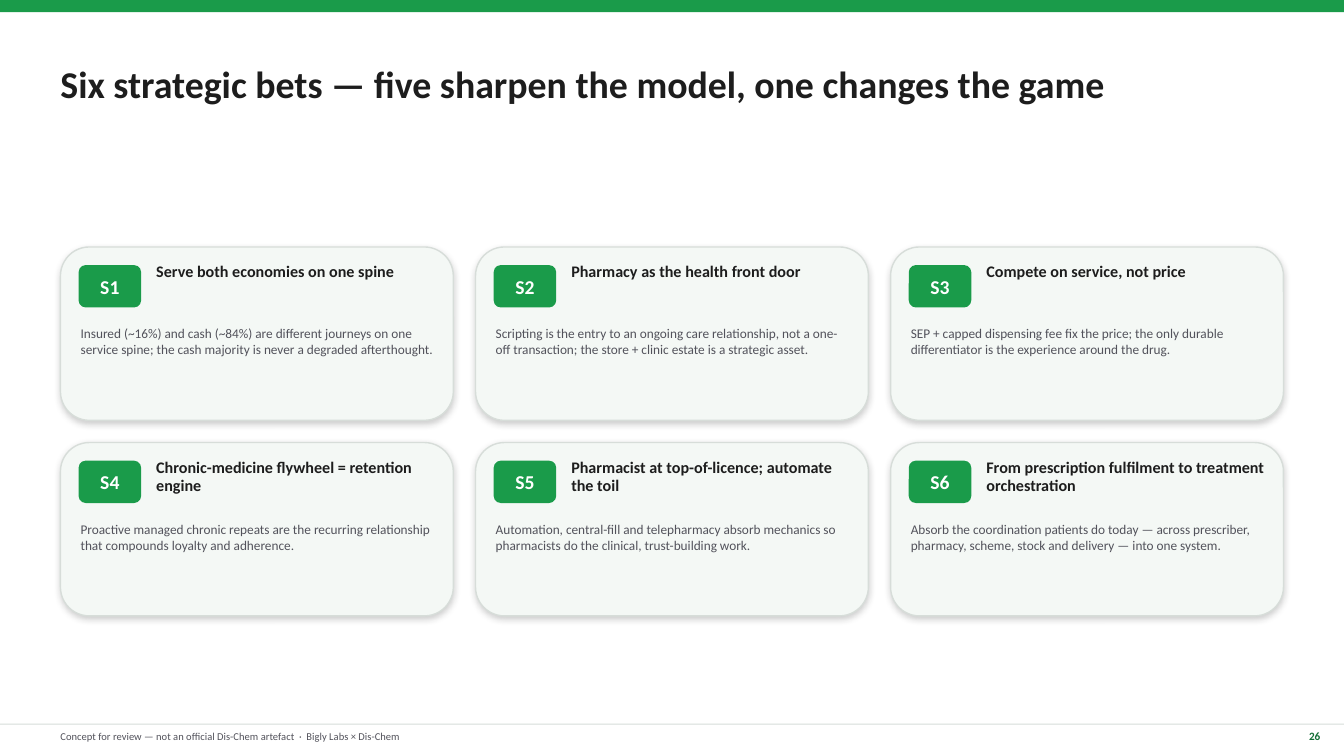
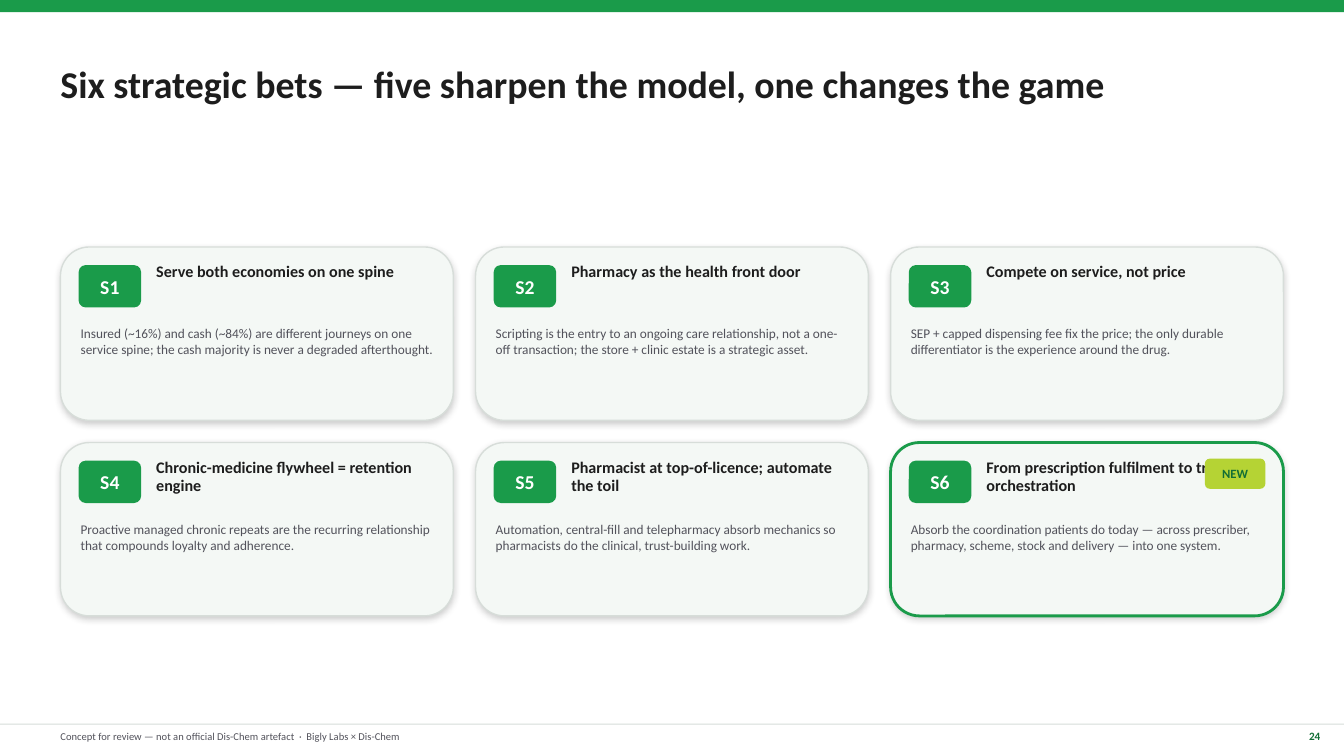
Before and after one commit to jianreis/tamsin-work, a slide deck: slide 24 of deliverables/00-scripting-strategy-deck.pptx (slide 26 before the commit). Drawn at 1344x756 pixels with LibreOffice and Linux fonts; fonts in the diff are those of the drawing. Boxes give left, top, right and bottom in pixels: in the first picture for what was removed or moved away, otherwise in the second. Text is boxed around its words. In the diff, an @@ line names an element or a change of style, - is before the commit and + after.

```diff
--- a/deliverables/00-scripting-strategy-deck.pptx
+++ b/deliverables/00-scripting-strategy-deck.pptx
@@ rounded rectangle added at bbox=[891, 443, 1285, 616], outline #1A9B4A 2 pt @@
@@ rounded rectangle added at bbox=[1205, 459, 1265, 489], fill #B5D334, 9 pt, text #126E35, bold @@
+NEW
@@ text at bbox=[1309, 732, 1320, 740]: text changed @@
-26
+24
```
Also in this commit, not shown: 30 other slides changed, 2 slides removed, 4 other files.
